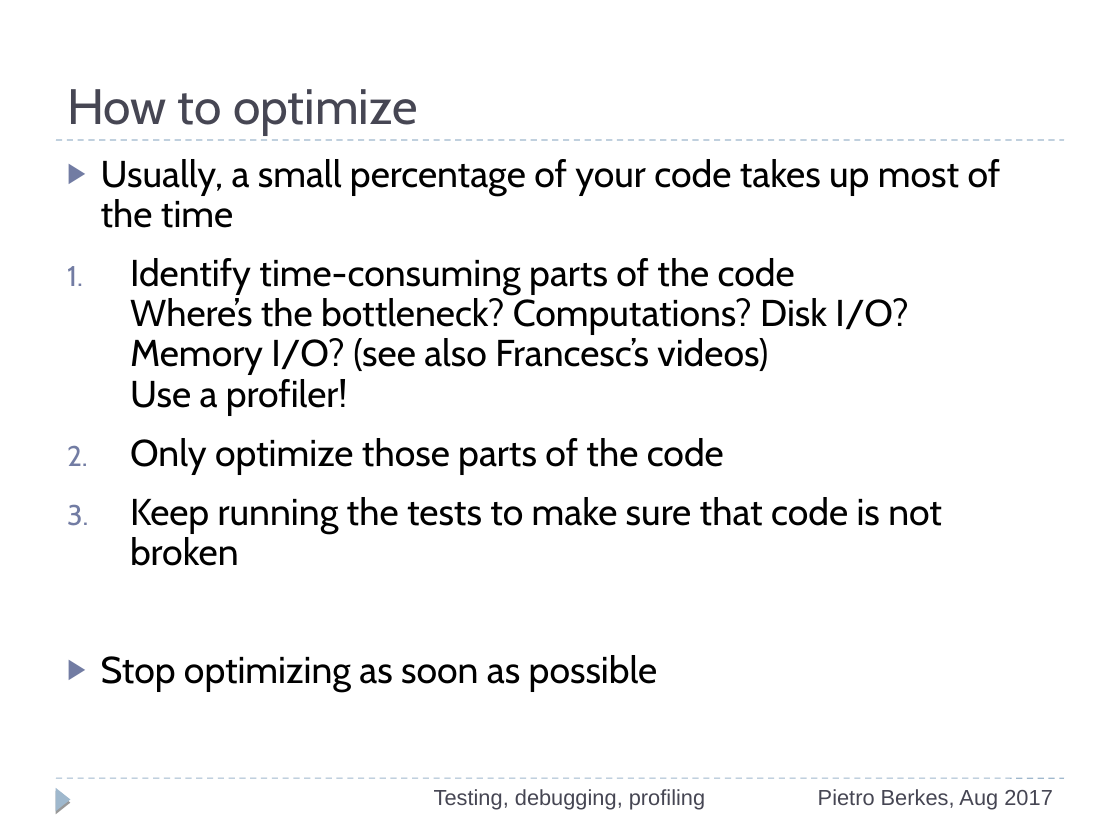
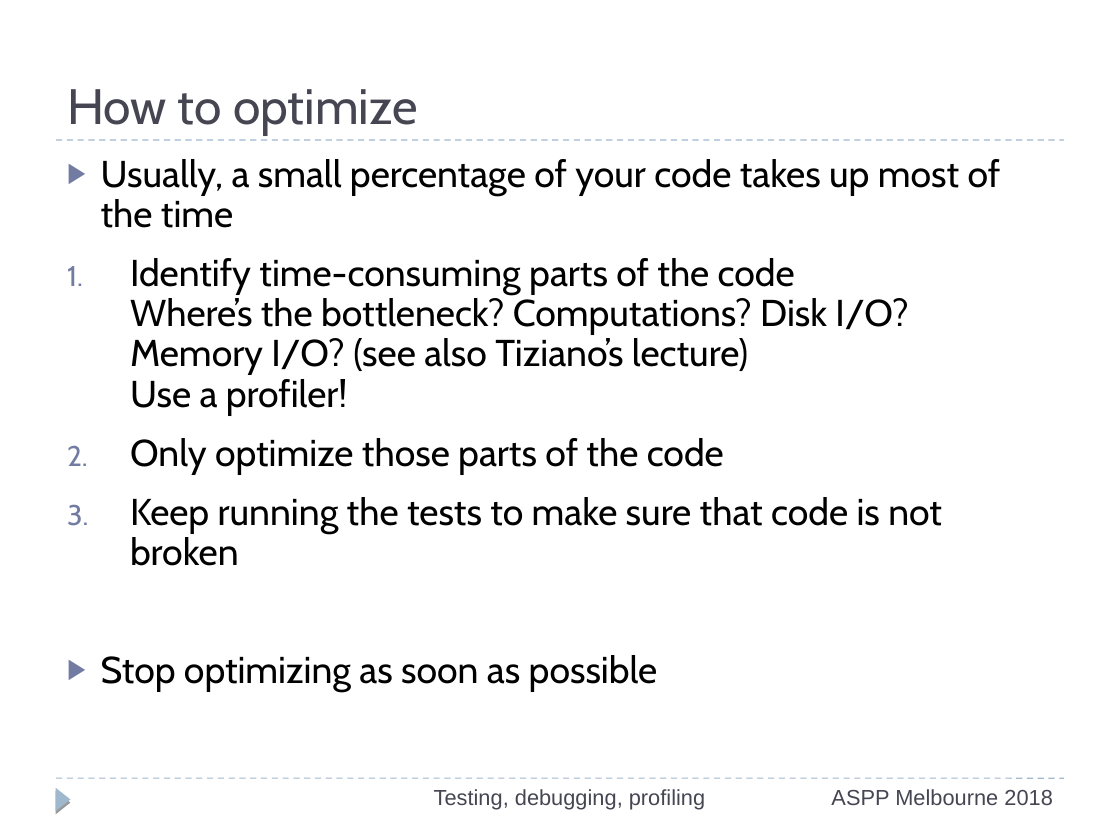
Before and after one commit to ASPP/testing_debugging_profiling, a slide deck: slide 58 of testing-debugging-profiling.odp. Drawn at 1120x840 pixels with LibreOffice and Linux fonts; fonts in the diff are those of the drawing. Boxes give left, top, right and bottom in pixels: in the first picture for what was removed or moved away, otherwise in the second. Text is boxed around its words. In the diff, an @@ line names an element or a change of style, - is before the commit and + after.

```diff
--- a/testing-debugging-profiling.odp
+++ b/testing-debugging-profiling.odp
@@ text at <box>130,258,908,415</box>: text changed @@
-1. Identify time-consuming parts of the code
-   Where’s the bottleneck? Computations? Disk I/O?
-   Memory I/O? (see also Francesc’s videos)
-   Use a profiler!
+1. Identify time-consuming parts of the code
+   Where’s the bottleneck? Computations? Disk I/O?
+   Memory I/O? (see also Tiziano’s lecture)
+   Use a profiler!
@@ text at <box>831,789,1052,805</box>: text changed @@
-Pietro Berkes, Aug 2017
+ASPP Melbourne 2018
```
Also in this commit, not shown: 48 other slides changed.
